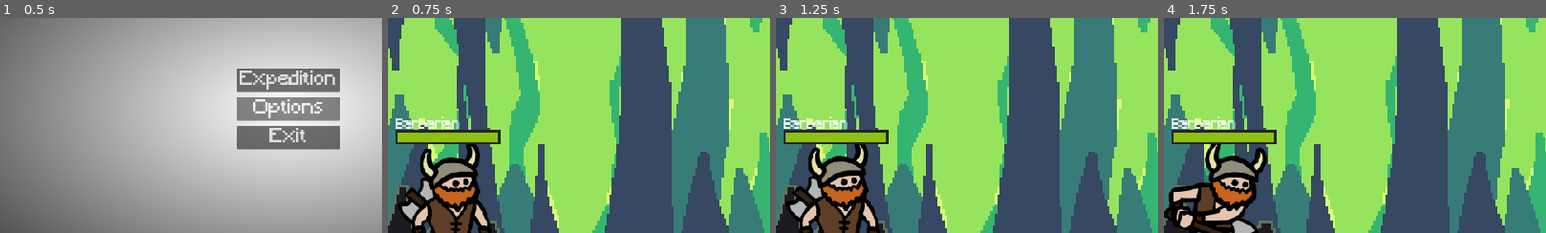
Above: before the commit, frames 1-4 (left to right).
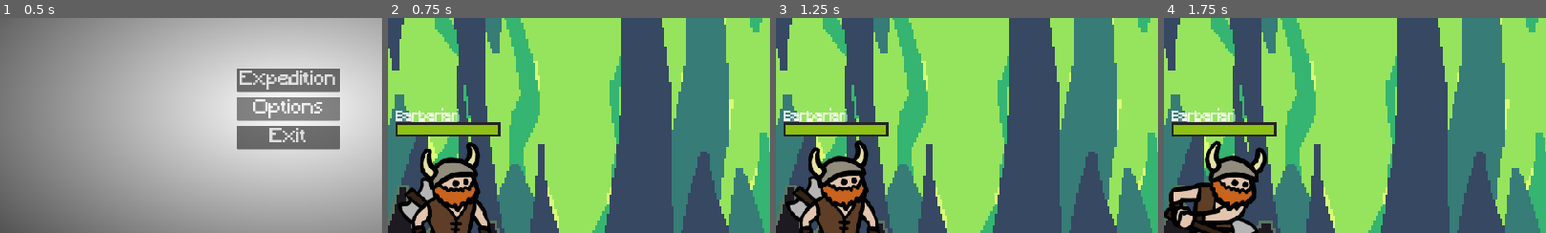
Above: after the commit, the same moments.

Repository: Excellund/DungeonsForDinner
Game: Godot game, scene res://scenes/main_menu.tscn
Same seed, same stepped clock (60 frames per second), same inputs: the game is played once before the commit and once after it.
Inputs (mouse positions are % of the whole screen's width and height, from its top left):
- Up to frame 1 (0.5 s): no input
- Up to frame 2 (0.75 s): click "Expedition" at 0.5 s
- Up to frame 3 (1.25 s): no input
- Up to frame 4 (1.75 s): move the mouse to (20, 76) at 1.27 s; press the mouse at (20, 76) at 1.28 s; right-click (20, 76) at 1.55 s
The pictures show only the part of the screen within x 12-62%, y 29-79%; the shares and areas given below are measured in that part.

Frame 1 is identical in both runs. In frame 2, 3.1% of the frame differs, in the area x 2-30%, y 41-59%; in frame 3, 3.1%; in frame 4, 3.1%.

Commit message:
chore: Cleaned up children references

Diff:
--- a/scenes/enemies/golem.tscn
+++ b/scenes/enemies/golem.tscn
@@ -205,9 +205,12 @@
 [sub_resource type="RectangleShape2D" id="RectangleShape2D_qfck0"]
 size = Vector2(40, 40)
 
-[node name="Golem" type="Node2D"]
+[node name="Golem" type="Node2D" node_paths=PackedStringArray("character", "vfx", "health_bar")]
 scale = Vector2(6, 6)
 script = ExtResource("1_87shi")
+character = NodePath("Character")
+vfx = NodePath("VFX")
+health_bar = NodePath("Health Bar")
 
 [node name="Character" type="Node2D" parent="."]
 script = ExtResource("2_nd7k1")
--- a/scenes/enemies/mushroom.tscn
+++ b/scenes/enemies/mushroom.tscn
@@ -219,9 +219,12 @@
 [sub_resource type="RectangleShape2D" id="RectangleShape2D_2uxf7"]
 size = Vector2(34, 36)
 
-[node name="Mushroom" type="Node2D"]
+[node name="Mushroom" type="Node2D" node_paths=PackedStringArray("character", "vfx", "health_bar")]
 scale = Vector2(6, 6)
 script = ExtResource("1_7jjkv")
+character = NodePath("Character")
+vfx = NodePath("VFX")
+health_bar = NodePath("Health Bar")
 
 [node name="Character" type="Node2D" parent="."]
 script = ExtResource("2_g1y3e")
--- a/scenes/enemies/slime.tscn
+++ b/scenes/enemies/slime.tscn
@@ -254,9 +254,12 @@
 [sub_resource type="RectangleShape2D" id="RectangleShape2D_qfck0"]
 size = Vector2(40, 26)
 
-[node name="Slime" type="Node2D"]
+[node name="Slime" type="Node2D" node_paths=PackedStringArray("character", "vfx", "health_bar")]
 scale = Vector2(6, 6)
 script = ExtResource("1_2buqr")
+character = NodePath("Character")
+vfx = NodePath("VFX")
+health_bar = NodePath("Health Bar")
 
 [node name="Character" type="Node2D" parent="."]
 script = ExtResource("2_vxfnp")
--- a/scenes/player.tscn
+++ b/scenes/player.tscn
@@ -189,10 +189,13 @@
 [sub_resource type="RectangleShape2D" id="RectangleShape2D_ccfwp"]
 size = Vector2(128, 178)
 
-[node name="Player" type="Node2D"]
+[node name="Player" type="Node2D" node_paths=PackedStringArray("character", "vfx", "health_bar")]
 position = Vector2(0, -164)
 scale = Vector2(2, 2)
 script = ExtResource("1_qo04o")
+character = NodePath("Character")
+vfx = NodePath("VFX")
+health_bar = NodePath("Health Bar")
 
 [node name="Character" type="Node2D" parent="."]
 script = ExtResource("2_7ah1p")
@@ -212,9 +215,9 @@
 
 [node name="Health Bar" parent="." instance=ExtResource("8_1d7dx")]
 offset_left = -70.0
-offset_top = -110.0
+offset_top = -120.0
 offset_right = -28.0
-offset_bottom = -106.0
+offset_bottom = -116.0
 scale = Vector2(3, 3)
 
 [connection signal="animation_finished" from="VFX" to="VFX" method="_on_animation_finished"]
--- a/scripts/Entity.gd
+++ b/scripts/Entity.gd
@@ -2,9 +2,9 @@
 
 class_name Entity
 
-@onready var character: Character = $Character
-@onready var vfx: EntityVFX = $VFX
-@onready var health_bar: HealthBar = $"Health Bar"
+@export var character: Character
+@export var vfx: EntityVFX
+@export var health_bar: HealthBar
 
 signal area_clicked(target: Character)
 signal dead(target: Character)
--- a/scripts/enemies/golem/Golem.gd
+++ b/scripts/enemies/golem/Golem.gd
@@ -2,8 +2,6 @@
 
 class_name Golem
 
-@onready var animations = $VFX
-
 func _on_area_clicked():
 	super._on_area_clicked()
-	animations.set_animation_state("hurt")
+	vfx.set_animation_state("hurt")
--- a/scripts/enemies/mushroom/Mushroom.gd
+++ b/scripts/enemies/mushroom/Mushroom.gd
@@ -2,8 +2,6 @@
 
 class_name Mushroom
 
-@onready var animations = $VFX
-
 func _on_area_clicked():
 	super._on_area_clicked()
-	animations.set_animation_state("hurt")
+	vfx.set_animation_state("hurt")
--- a/scripts/player/Player.gd
+++ b/scripts/player/Player.gd
@@ -2,13 +2,11 @@
 
 class_name Player
 
-@onready var animations = $VFX
-
 func _input(event):
 	if event.is_action_pressed("left_click"):
-		animations.set_animation_state("slash")
+		vfx.set_animation_state("slash")
 	elif event.is_action_pressed("right_click"):
-		animations.set_animation_state("thrust")
+		vfx.set_animation_state("thrust")
 
 func _on_enemy_clicked(target: Character):
 	DamageAction.new(10, target)
